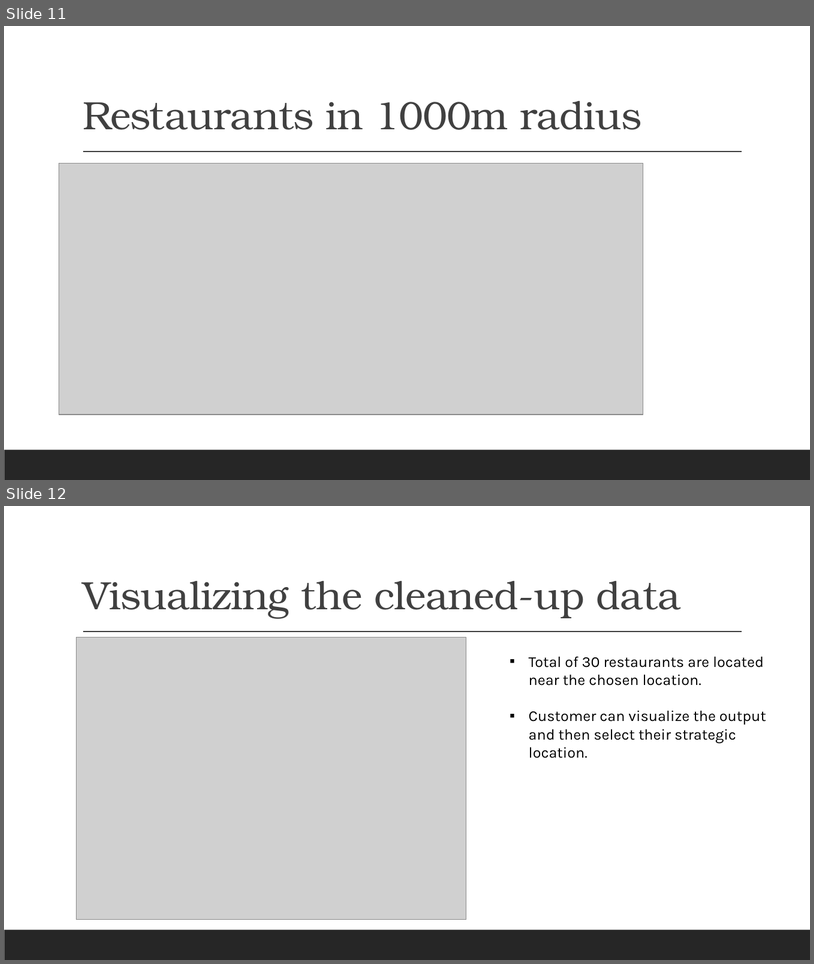
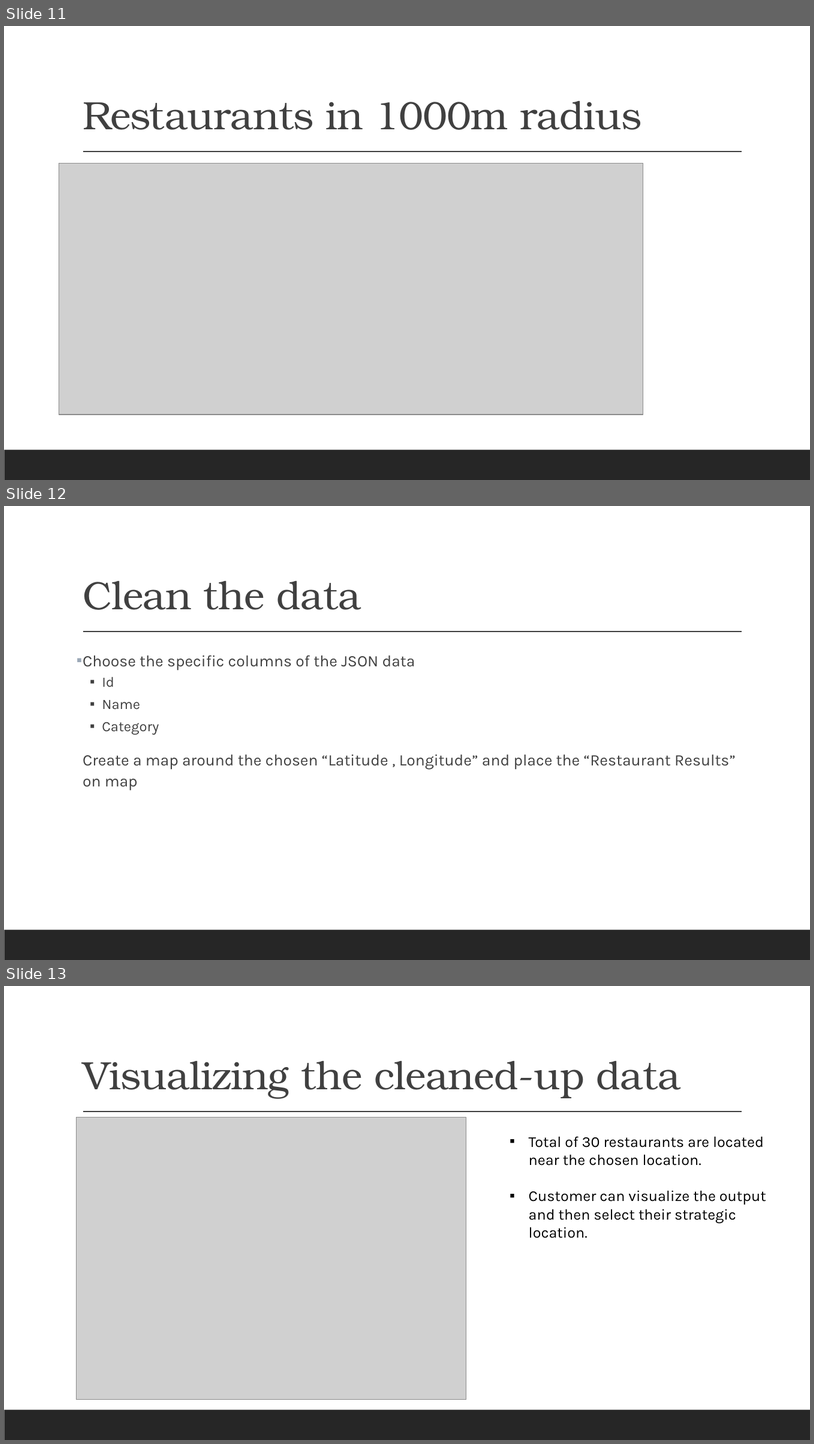
Before and after one commit to gsakthi1/Coursera_Capstone, a slide deck: IBM_CapstoneProject.pptx. Shown one above the other, each under a label of ours: slides 11 and 12 before the commit, slides 11, 12 and 13 after it. The pictures are 814x964 and 814x1444 pixels, drawn with LibreOffice and Linux fonts; fonts in the diff are those of the drawing; grey boxes stand for pictures. Boxes give left, top, right and bottom in pixels: in the first picture for what was removed or moved away, otherwise in the second. Text is boxed around its words. In the diff, an @@ line names an element or a change of style, - is before the commit and + after.

```diff
--- a/IBM_CapstoneProject.pptx
+++ b/IBM_CapstoneProject.pptx
@@ slide 12 added at [4, 506, 810, 960], background #FFFFFF; not listed: 2 template elements that a slide beside it also shows @@
@@ title added at [83, 581, 361, 610], 47 pt, text #404040 @@
+Clean the data
@@ text added at [83, 655, 736, 790], 19 pt, text #404040 @@
+▪ Choose the specific columns of the JSON data
+  ▪ Id
+  ▪ Name
+  ▪ Category
+  Create a map around the chosen “Latitude , Longitude” and place the “Restaurant Results” on map
@@ what was slide 12 is now slide 13 @@
```
Also in this commit, not shown: 1 other file.
